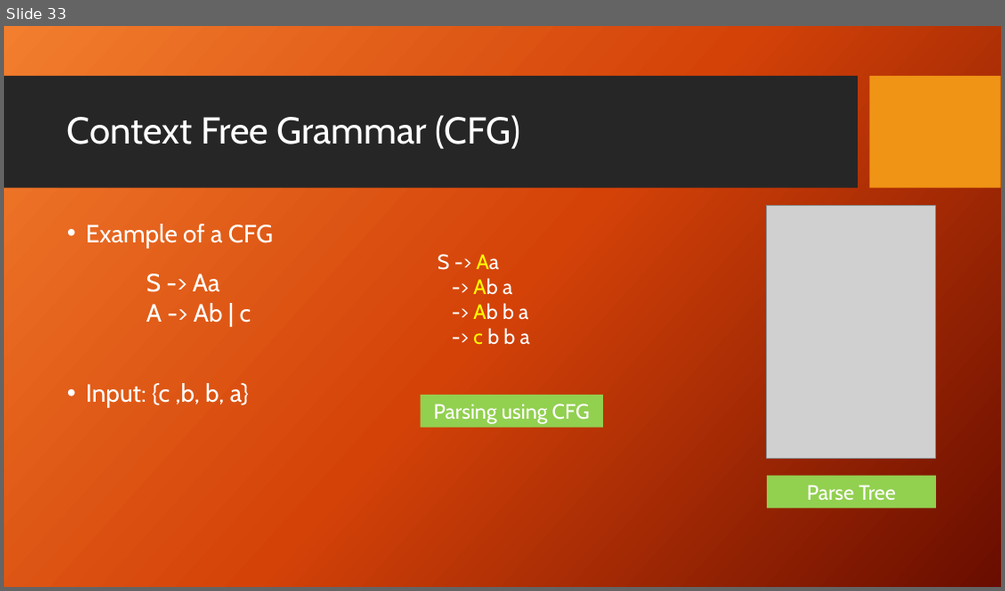
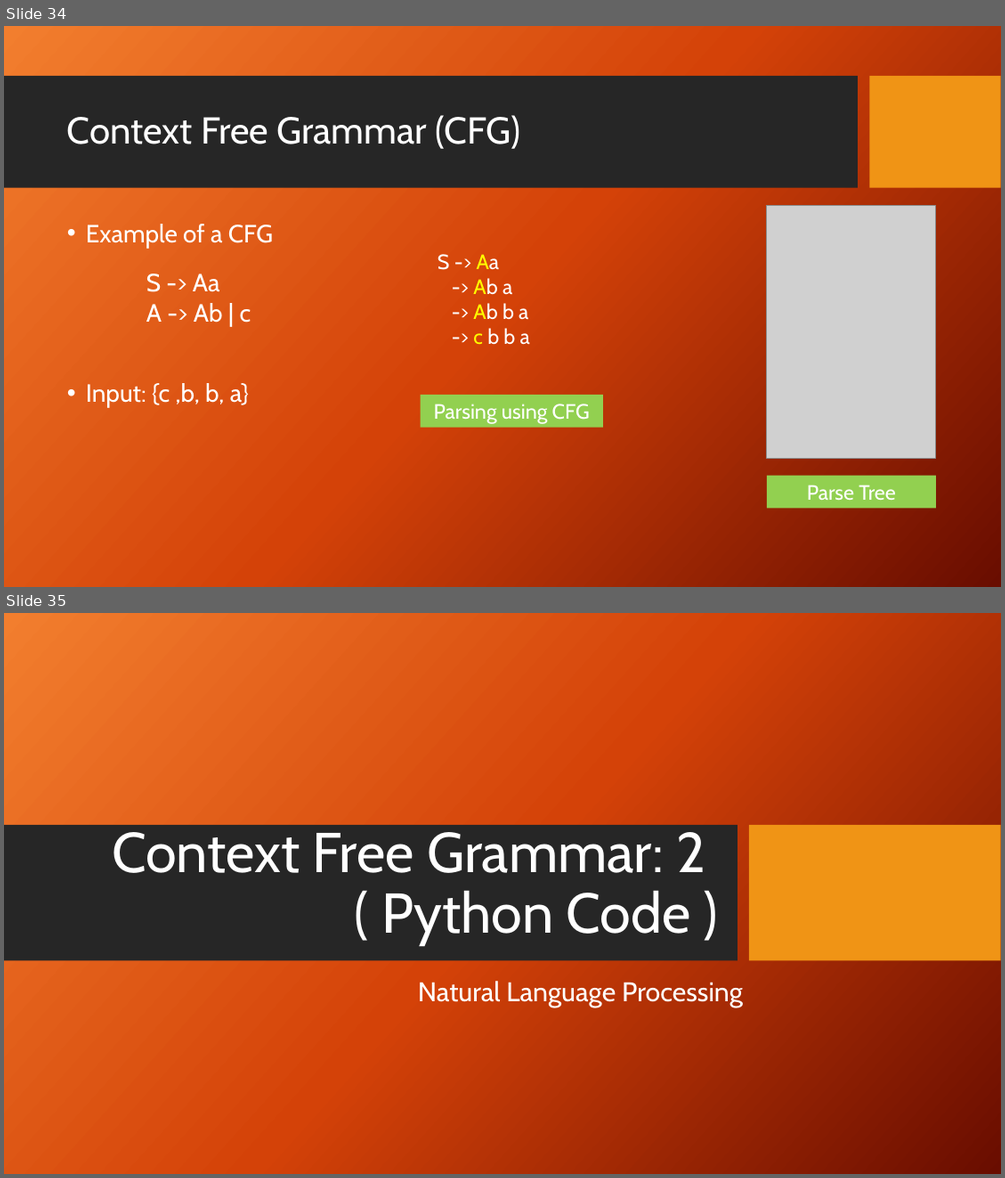
Before and after one commit to FaisalAhmedBijoy/Natural-Language-Processing-with-Python, a slide deck: docs/NLP_bangla_tutorial.pptx. Shown one above the other, each under a label of ours: slide 33 before the commit, slides 34 and 35 after it. The pictures are 1005x591 and 1005x1178 pixels, drawn with LibreOffice and Linux fonts; fonts in the diff are those of the drawing; grey boxes stand for pictures; background and template pictures are left out. Boxes give left, top, right and bottom in pixels: in the first picture for what was removed or moved away, otherwise in the second. Text is boxed around its words. In the diff, an @@ line names an element or a change of style, - is before the commit and + after.

```diff
--- a/docs/NLP_bangla_tutorial.pptx
+++ b/docs/NLP_bangla_tutorial.pptx
@@ slide 35 added at box(4, 613, 1001, 1174), background picture (left out) @@
@@ rectangle added at box(4, 825, 737, 961), fill #262626 @@
@@ rectangle added at box(749, 825, 1001, 961), fill #F09415 @@
@@ title added at box(112, 832, 705, 946), 54 pt, text #FFFFFF @@
+Context Free Grammar: 2
+( Python Code )
@@ subtitle added at box(418, 981, 743, 1007), 26 pt, text #FFFFFF @@
+Natural Language Processing
@@ what was slide 33 is now slide 34 @@
```
Also in this commit, not shown: 1 other slide added, 2 other files.
